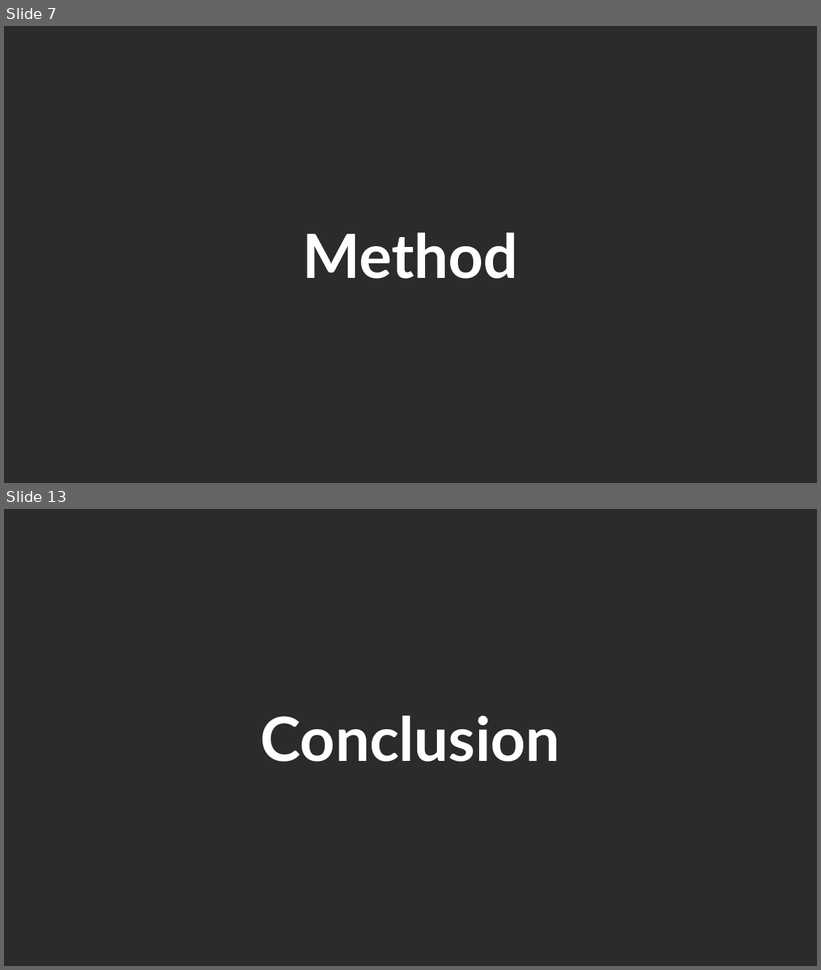
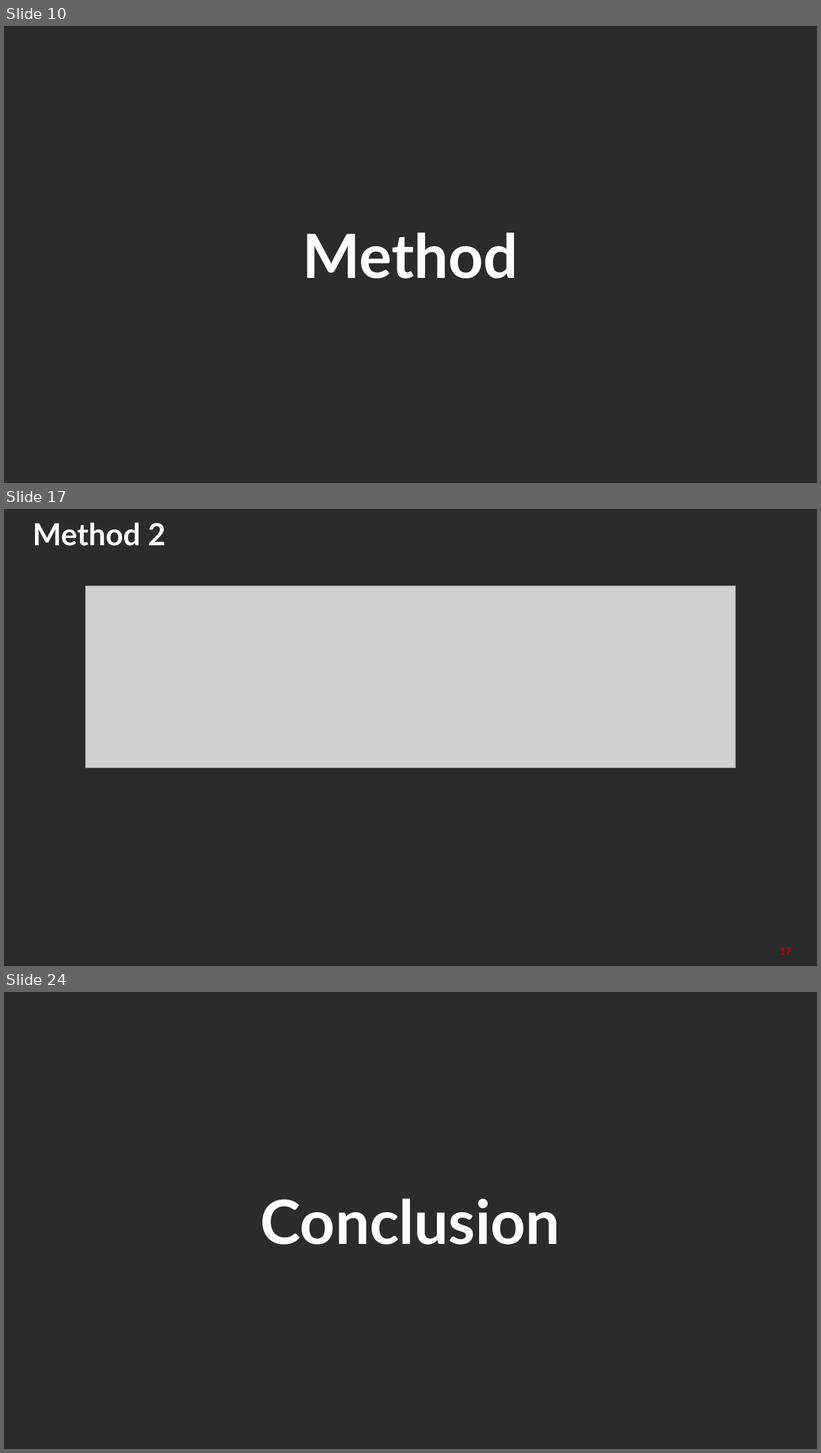
Before and after one commit to DoanNgocCuong/BasicTasksLearning_RecommenderSystem, a slide deck: report_slide/OTTO_WebMining.pptx. Shown one above the other, each under a label of ours: slides 7 and 13 before the commit, slides 10, 17 and 24 after it; the slides between them are not shown. The pictures are 821x970 and 821x1453 pixels, drawn with LibreOffice and Linux fonts; fonts in the diff are those of the drawing; grey boxes stand for pictures; background and template pictures are left out; a plain dark background stands for a picture behind light text. Boxes give left, top, right and bottom in pixels: in the first picture for what was removed or moved away, otherwise in the second. Text is boxed around its words. In the diff, an @@ line names an element or a change of style, - is before the commit and + after.

```diff
--- a/report_slide/OTTO_WebMining.pptx
+++ b/report_slide/OTTO_WebMining.pptx
@@ slide 17 added at box(4, 509, 817, 966), background picture (left out) @@
@@ title added at box(32, 522, 166, 546), 36 pt, text #FFFFFF, bold @@
+Method 2
@@ picture added at box(86, 586, 735, 768) @@
@@ page number added at box(780, 948, 791, 955), 12 pt, text #C00000, bold @@
+17
@@ what was slide 7 is now slide 10 @@
@@ what was slide 13 is now slide 24 @@
```
Also in this commit, not shown: 4 slides changed, 16 other slides added, 6 slides removed, 1 other file.
